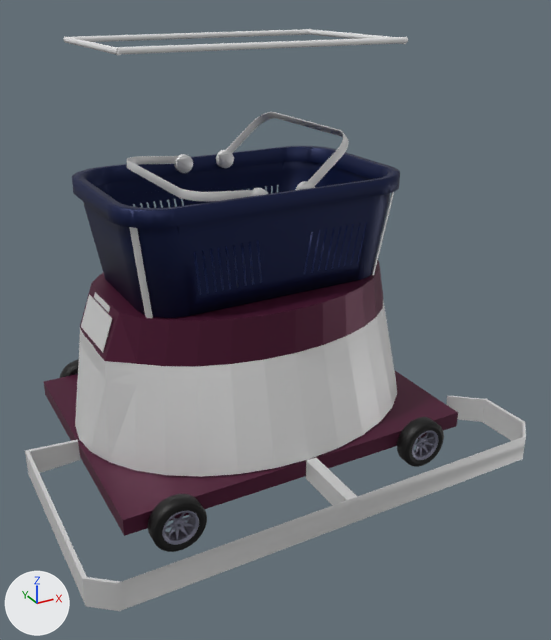
A saved change to the COLLADA model BasketBotModel.dae.
Camera for both pictures: a 50 mm lens placed at (-0.968, -1.981, 1.36), pointed at (0.021, -0.183, 0.461). The axes (+X, +Y, +Z) are drawn at lower left. The lights are the same throughout. Where no turn or scale is listed for an object, it has been applied to the vertices.

Script lines for the objects in view, before the commit:
```python
ob_basket = bpy.data.objects.new('Basket', me_basket_shopping_n180315_3ds)
ob_basket.location = (-0.003, -0.003, 0.557)
ob_body = bpy.data.objects.new('Body', me_cylinder)
ob_body.location = (0.0, 0.0, 0.273)
ob_horizontal_front = bpy.data.objects.new('Horizontal_Front', me_cylinder_008)
ob_horizontal_front.location = (-0.403, -0.002, 1.223)
ob_horizontal_front.rotation_euler = (-1.571, 0.0, -0.00956)  # degrees (-90, 0, -0.5)
ob_horizontal_front.scale = (-0.00701, 0.00782, 0.234)
ob_horizontal_left = bpy.data.objects.new('Horizontal_Left', me_cylinder_009)
ob_horizontal_left.location = (-0.012, -0.241, 1.225)
ob_horizontal_left.rotation_euler = (-1.571, 0.0, 1.547)  # degrees (-90, 0, 89)
ob_horizontal_left.scale = (-0.00701, 0.00782, 0.395)
ob_horizontal_right = bpy.data.objects.new('Horizontal_Right', me_cylinder_010)
ob_horizontal_right.location = (-0.009, 0.235, 1.222)
ob_horizontal_right.rotation_euler = (1.571, 0.0, -1.549)  # degrees (90, 0, -89)
ob_horizontal_right.scale = (0.00701, -0.00782, 0.395)
ob_infoscreen = bpy.data.objects.new('InfoScreen', me_cube)
ob_infoscreen.location = (-0.46, -0.007, 0.486)
ob_screenbody = bpy.data.objects.new('ScreenBody', me_cylinder_001)
ob_screenbody.location = (0.0, 0.0, 0.489)
ob_wheel_rear_left = bpy.data.objects.new('Wheel_Rear_Left', me_wheel_slick_001)
ob_wheel_rear_left.location = (0.384, -0.445, 0.077)
ob_wheelbase = bpy.data.objects.new('WheelBase', me_cube_003)
ob_wheelbase.location = (0.0, 0.0, 0.095)
# also in view: 'Wheel_Front_Left' at (-0.414, -0.445, 0.077); 'Bumper' at (-0.014, -0.321, 0.093)
```
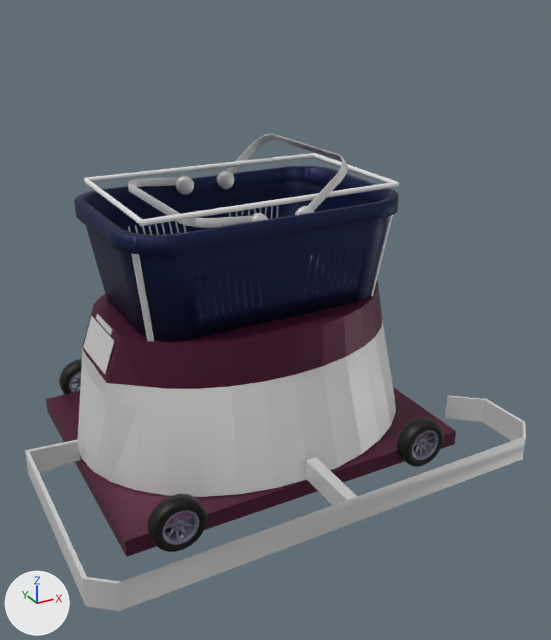
The newer file is also turned or shifted as a whole; pictures and numbers use the older file's frame.

Boxes (x1, y1, x2, y2) around the edits, measured in the pictures (551 x 640 px):
'Basket', moved: before (72, 112, 400, 318); after (74, 134, 399, 341)
'Body', moved: before (75, 299, 397, 477); after (78, 320, 396, 497)
'ScreenBody', moved: before (80, 259, 383, 366); after (82, 279, 382, 389)
'WheelBase', moved: before (44, 371, 458, 536); after (46, 387, 456, 557)
'Horizontal_Left', moved: before (117, 37, 408, 54); after (84, 153, 316, 182)
'Horizontal_Right', moved: before (65, 29, 310, 43); after (140, 182, 399, 226)
'InfoScreen', moved: before (81, 295, 112, 352); after (83, 316, 115, 374)
'BasketHolder_Front_Left', moved: before (129, 227, 153, 318); after (132, 254, 154, 341)
'Horizontal_Rear', moved: before (309, 29, 406, 44); after (84, 179, 145, 226)
'Horizontal_Front', moved: before (63, 37, 121, 55); after (314, 154, 399, 187)
'BasketHolder_Rear_Left', moved: before (372, 192, 394, 276); after (371, 215, 393, 296)

Patch to the scene script:
```diff
--- a/BasketBotModel.dae.py
+++ b/BasketBotModel.dae.py
@@ ob_infoscreen @@
 ob_infoscreen = bpy.data.objects.new('InfoScreen', me_cube)
-ob_infoscreen.location = (-0.46, -0.007, 0.486)
+ob_infoscreen.location = (-0.46, -0.007, 0.419)
@@ ob_basket @@
 ob_basket = bpy.data.objects.new('Basket', me_basket_shopping_n180315_3ds)
-ob_basket.location = (-0.003, -0.003, 0.557)
+ob_basket.location = (-0.003, -0.003, 0.49)
@@ ob_screenbody @@
 ob_screenbody = bpy.data.objects.new('ScreenBody', me_cylinder_001)
-ob_screenbody.location = (0.0, 0.0, 0.489)
+ob_screenbody.location = (0.0, 0.0, 0.421)
@@ ob_body @@
 ob_body = bpy.data.objects.new('Body', me_cylinder)
-ob_body.location = (0.0, 0.0, 0.273)
+ob_body.location = (0.0, 0.0, 0.205)
@@ ob_wheelbase @@
 ob_wheelbase = bpy.data.objects.new('WheelBase', me_cube_003)
-ob_wheelbase.location = (0.0, 0.0, 0.095)
+ob_wheelbase.location = (0.0, 0.0, 0.027)
@@ ob_horizontal_right @@
 ob_horizontal_right = bpy.data.objects.new('Horizontal_Right', me_cylinder_010)
-ob_horizontal_right.location = (-0.009, 0.235, 1.222)
+ob_horizontal_right.location = (0.008, -0.232, 0.827)
 ob_horizontal_right.rotation_euler = (1.571, 0.0, -1.549)  # degrees (90, 0, -89)
@@ ob_horizontal_left @@
 ob_horizontal_left = bpy.data.objects.new('Horizontal_Left', me_cylinder_009)
-ob_horizontal_left.location = (-0.012, -0.241, 1.225)
+ob_horizontal_left.location = (0.012, 0.244, 0.829)
 ob_horizontal_left.rotation_euler = (-1.571, 0.0, 1.547)  # degrees (-90, 0, 89)
@@ ob_horizontal_front @@
 ob_horizontal_front = bpy.data.objects.new('Horizontal_Front', me_cylinder_008)
-ob_horizontal_front.location = (-0.403, -0.002, 1.223)
+ob_horizontal_front.location = (0.402, 0.005, 0.828)
 ob_horizontal_front.rotation_euler = (-1.571, 0.0, -0.00956)  # degrees (-90, 0, -0.5)
@@ ob_horizontal_rear @@
 ob_horizontal_rear = bpy.data.objects.new('Horizontal_Rear', me_cylinder_007)
-ob_horizontal_rear.location = (0.379, -0.002, 1.222)
+ob_horizontal_rear.location = (-0.38, 0.005, 0.827)
 ob_horizontal_rear.rotation_euler = (-1.571, 0.0, -0.00956)  # degrees (-90, 0, -0.5)
@@ ob_basketholder_rear_left @@
 ob_basketholder_rear_left = bpy.data.objects.new('BasketHolder_Rear_Left', me_cylinder_006)
-ob_basketholder_rear_left.location = (0.36, -0.232, 0.704)
+ob_basketholder_rear_left.location = (0.36, -0.232, 0.636)
@@ ob_basketholder_front_left @@
 ob_basketholder_front_left = bpy.data.objects.new('BasketHolder_Front_Left', me_cylinder_005)
-ob_basketholder_front_left.location = (-0.386, -0.212, 0.699)
+ob_basketholder_front_left.location = (-0.386, -0.212, 0.632)
```
